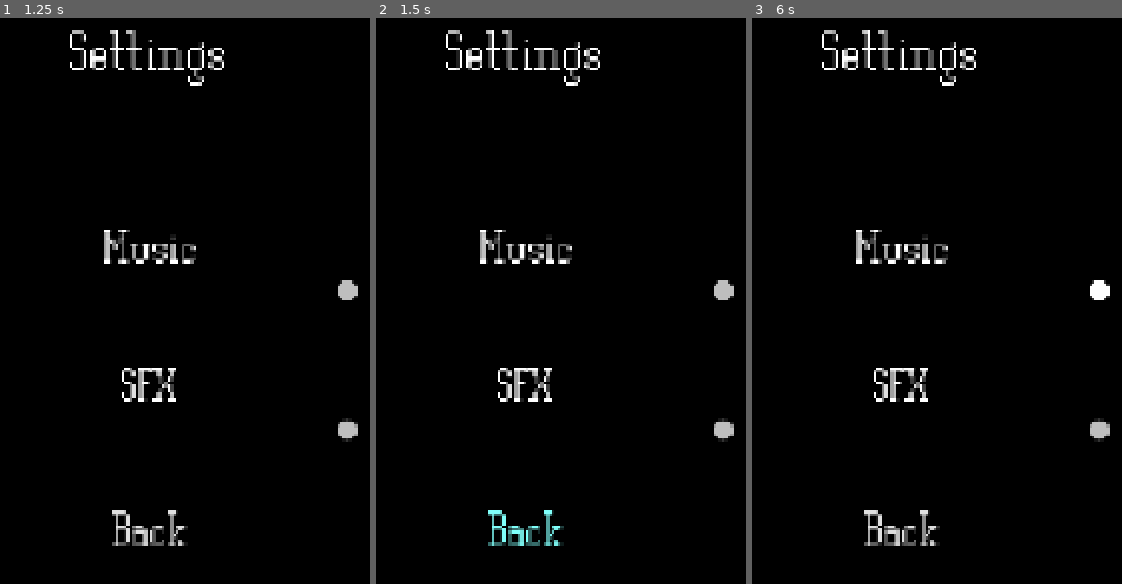
Above: before the commit, frames 1-3 (left to right).
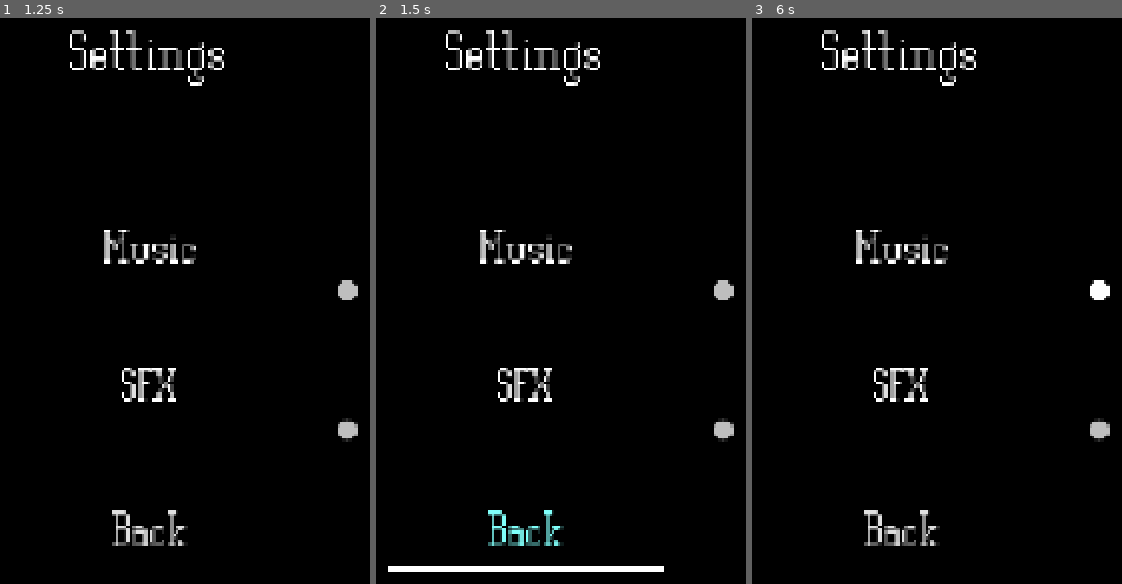
Above: after the commit, the same moments.

Repository: Tortiz-CSUF/esper---1
Game: Godot game, scene res://Scenes/main_menu.tscn
Same seed, same stepped clock (60 frames per second), same inputs: the game is played once before the commit and once after it.
Inputs (mouse positions are in pixels of both pictures, inside the frame that each line leads up to):
- Up to frame 1 (1.25 s): tap Enter at 0.5 s; move the mouse to (outside the picture) at 0.52 s
- Up to frame 2 (1.5 s): click "Back" at 1.25 s
- Up to frame 3 (6 s): move the mouse to (outside the picture) at 2.02 s; move the mouse to (1062, 91) at 2.77 s; move the mouse to (822, 470) at 3.52 s; move the mouse to (outside the picture) at 4.27 s; move the mouse to (outside the picture) at 5.02 s; move the mouse to (981, 289) at 5.77 s

Frame 1 is identical in both runs. In frame 2, 0.8% of the frame differs, in the area x 3-78%, y 96-98%; in frame 3, nothing differs.

Commit message:
Haunted_Adventure_2D_

Diff:
--- a/Scripts/main_menu.gd
+++ b/Scripts/main_menu.gd
@@ -25,7 +25,11 @@
 
 
 func _ready() -> void:
-	menu_buttons = [begin_button, settings_button, quit_button]
+	menu_buttons = [
+		begin_button, settings_button, quit_button,
+		small_button, medium_button, large_button, map_back_button,
+		settings_back_button
+	]
 
 	for btn in menu_buttons:
 		btn.mouse_entered.connect(_on_button_hovered.bind(btn))
@@ -51,6 +55,7 @@
 	selection_indicator.visible = false
 
 
+## Main Menu
 func _on_begin_pressed() -> void:
 	click_sfx.play()
 	## map select placeholder
@@ -65,3 +70,10 @@
 	click_sfx.play()
 	await  get_tree().create_timer(0.15).timeout
 	get_tree().quit()
+
+
+## Map Selection
+func _on_map_selected(map_size: String) -> void:
+	click_sfx.play()
+	GameManager.selected_map = map_size
+	get_tree().change_scene_to_file("[PLACEHOLDER]")
